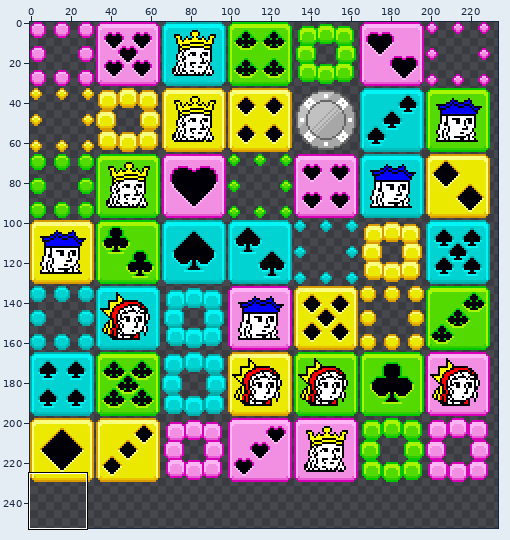
Sprite sheet -- puzzlesuit/atlas.png. The picture above shows the old version from afar; the outline marks the close-up.
Close-up. Before:
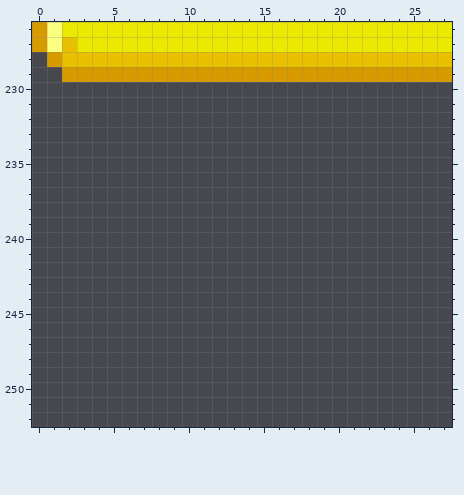
The file is 256x256 pixels. Shown: x 0..27, y 226..252. The wide view leaves out empty margins.
After:
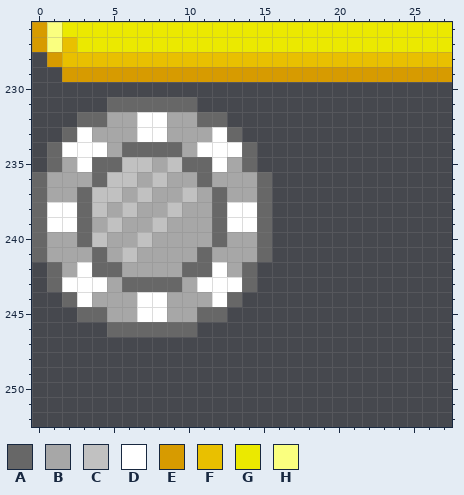
Palette (. is transparent): A #676767  B #a7a7a7  C #c1c1c1  D #ffffff  E #d79b00  F #e9c000  G #ebe900  H #faff7f
Diff:
@@ x 0..17 @@
 230 ..................
-231 ..................
-232 ..................
-233 ..................
-234 ..................
-235 ..................
-236 ..................
-237 ..................
-238 ..................
-239 ..................
-240 ..................
-241 ..................
-242 ..................
-243 ..................
-244 ..................
-245 ..................
-246 ..................
+231 .....AAAAAA.......
+232 ...AABBDDBBAA.....
+233 ..ADBBBDDBBBDA....
+234 .ADDDBAAAABDDDA...
+235 .ABDAACCBCAADBA...
+236 ABBBACCBCBBABBBA..
+237 ABBACCBCBBCBABBA..
+238 ADDACBCBBCBBADDA..
+239 ADDABCBBCBBBADDA..
+240 ABBACBBCBBBBABBA..
+241 ABBBABCBBBBABBBA..
+242 .ABDAABBBBAADBA...
+243 .ADDDBAAAABDDDA...
+244 ..ADBBBDDBBBDA....
+245 ...AABBDDBBAA.....
+246 .....AAAAAA.......
 247 ..................
